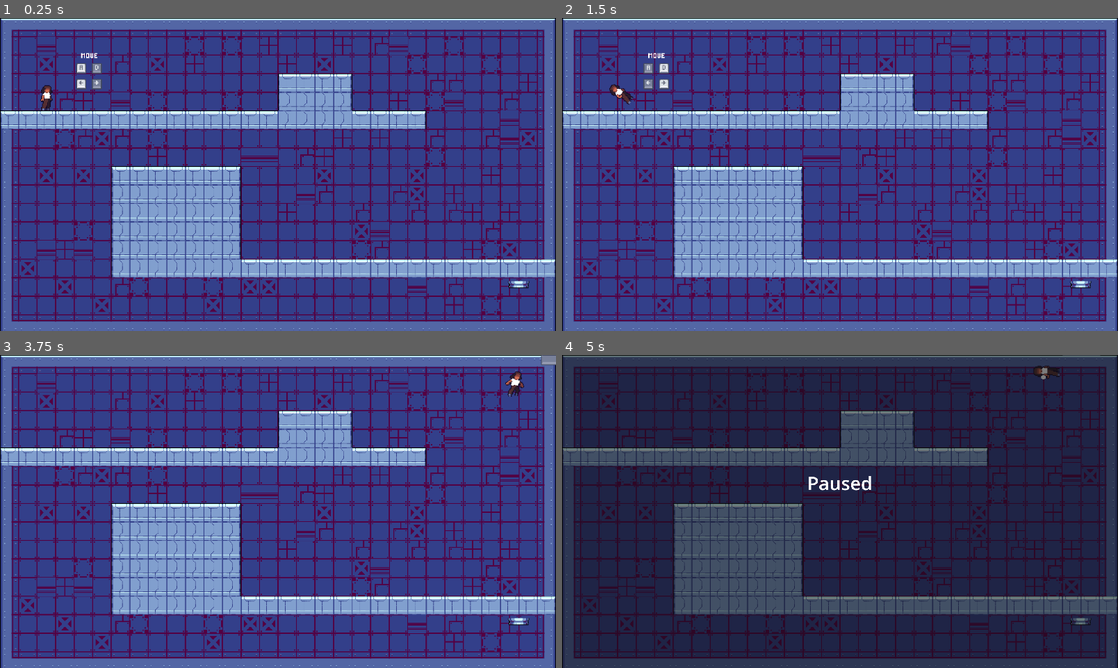
Above: before the commit, frames 1-4 (two rows, left to right).
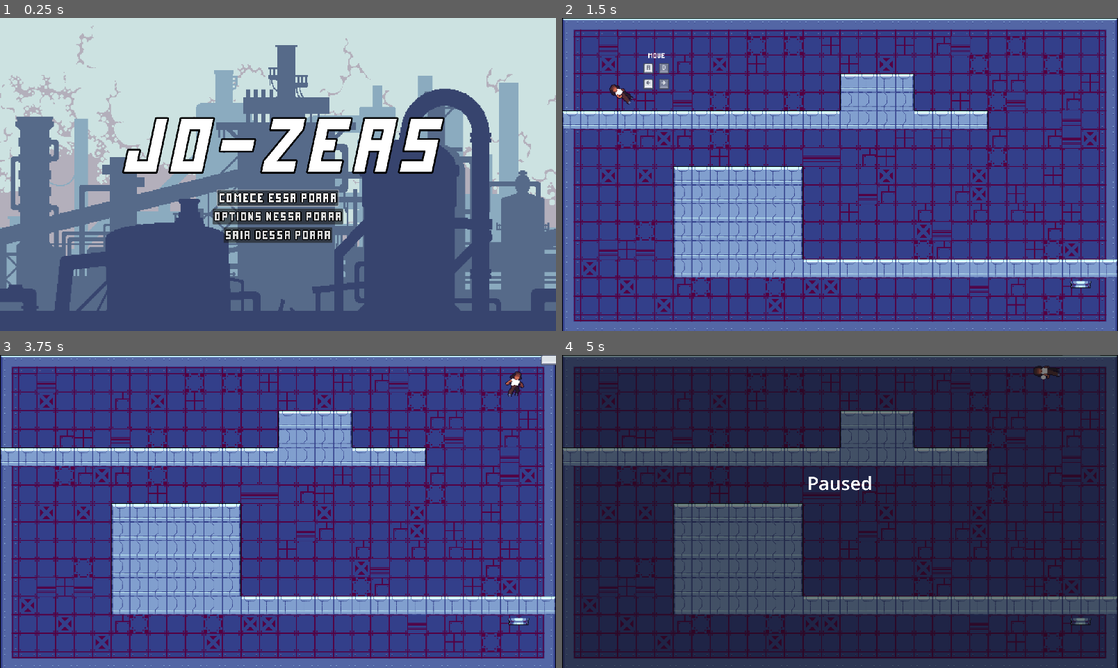
Above: after the commit, the same moments.

Repository: Harry32/ThinkyGameJam
Game: Godot game, scene res://scenes/game.tscn
Two runs of this game, one before a commit and one after it. Both use one fixed random seed, a clock stepped at 60 frames per second and the inputs below.
Inputs (mouse positions are in pixels of both pictures, inside the frame that each line leads up to):
- Up to frame 1 (0.25 s): no input
- Up to frame 2 (1.5 s): click (840, 199) at 0.5 s, where only the run after the commit has a clickable "COMECE ESSA PORRA"; hold D (Right) from 1.28 s (still down); hold Shift (Gravity) from 1.28 s (still down)
- Up to frame 3 (3.75 s): tap Space (Jump) at 1.52, 2.27 s; release Shift (Gravity) at 2.03 s; tap Shift (Gravity) at 2.1, 3.6 s; release D (Right) at 2.78 s; hold A (Left) 2.78-3.53 s; hold Shift (Gravity) 2.78-3.53 s; hold D (Right) from 3.53 s (still down)
- Up to frame 4 (5 s): keep holding D (Right); tap Space (Jump) at 3.77, 4.52 s; hold Shift (Gravity) from 4.28 s (still down); tap Escape (Pause) at 4.9 s

The runs differ from the first frame. In frame 1, 98% of the frame differs, in the area x 0-100%, y 0-100%; in frame 2, 0.2%; in frame 3, less than 0.1%; in frame 4, nothing differs.

Commit message:
Fixing corruption bugs???

Diff:
--- a/scenes/options_screen/options_screen.tscn
+++ b/scenes/screens/options_screen.tscn
@@ -1,7 +1,7 @@
 [gd_scene load_steps=3 format=3 uid="uid://1mka5jp12ppe"]
 
-[ext_resource type="FontFile" uid="uid://q0ai3wfelumn" path="res://graphics/fonts/FutureMillennium.ttf" id="1_5jjkg"]
-[ext_resource type="Script" path="res://scripts/options_screen.gd" id="1_y1bx8"]
+[ext_resource type="Script" path="res://scripts/options_screen.gd" id="1_h1eq7"]
+[ext_resource type="FontFile" uid="uid://q0ai3wfelumn" path="res://graphics/fonts/FutureMillennium.ttf" id="2_g7jii"]
 
 [node name="OptionsScreen" type="Control"]
 layout_mode = 3
--- a/scenes/screens/screen.tscn
+++ /dev/null
@@ -1,6 +0,0 @@
-[gd_scene load_steps=2 format=3 uid="uid://cq4s422r8w73v"]
-
-[ext_resource type="Script" path="res://scripts/screen.gd" id="1_5st45"]
-
-[node name="Screen" type="Node"]
-script = ExtResource("1_5st45")
--- a/scripts/game.gd
+++ b/scripts/game.gd
@@ -2,12 +2,12 @@
 
 
 func _ready():
-	LevelsInformation.connect("change_level", change_level)
-	LevelsInformation.start_game()
+	LevelsInformation.connect("change_scene", change_scene)
+	LevelsInformation.start_screen()
 
 
 func _input(event):
-	if event.is_action_pressed("Pause"):
+	if LevelsInformation.enable_ui() and event.is_action_pressed("Pause"):
 		var current_status = get_tree().paused
 		get_tree().paused = not current_status
 		if not current_status:
@@ -15,11 +15,11 @@
 		else:
 			$PauseScreen.hide()
 
-	if event.is_action_pressed("Restart"):
+	if LevelsInformation.enable_ui() and event.is_action_pressed("Restart"):
 		LevelsInformation.restart_level()
 
 
-func change_level(level: String):
+func change_scene(scene: String):
 	if get_child_count() > 1:
 		get_child(1).queue_free()
-	call_deferred("add_child", load(level).instantiate())
+	call_deferred("add_child", load(scene).instantiate())
--- a/scripts/globals/levels_information.gd
+++ b/scripts/globals/levels_information.gd
@@ -1,7 +1,7 @@
 extends Node
 
 
-signal change_level(nextLevel: String)
+signal change_scene(scene: String)
 
 
 var levels : Array[String] = [
@@ -22,24 +22,45 @@
 	"res://scenes/levels/pres_wormhole.tscn",
 	"res://scenes/levels/ref_wormwhole.tscn"
 ]
+
+var main_screen: String = "res://scenes/screens/main_screen.tscn"
+var current_scene: String
 var current_level: int = 0
+
 
 func next_level():
 	if current_level < levels.size() -1:
 		current_level += 1
-		change_level.emit(levels[current_level])
+		current_scene = levels[current_level]
+		change_scene.emit(levels[current_level])
 
 
 func previous_level():
 	if current_level > 0:
 		current_level -= 1
-		change_level.emit(levels[current_level])
+		current_scene = levels[current_level]
+		change_scene.emit(levels[current_level])
 
 
 func start_game():
 	current_level = 0
-	change_level.emit(levels[current_level])
+	current_scene = levels[current_level]
+	change_scene.emit(current_scene)
+
+
+func start_screen():
+	current_scene = main_screen
+	change_scene.emit(main_screen)
 
 
 func restart_level():
-	change_level.emit(levels[current_level])
+	change_scene.emit(current_scene)
+
+
+func change_screen(scene: String):
+	current_scene = scene
+	change_scene.emit(scene)
+
+
+func enable_ui():
+	return current_scene.contains("levels")
--- a/scripts/main_screen.gd
+++ b/scripts/main_screen.gd
@@ -1,20 +1,19 @@
 extends Control
 
-var options_screen = preload("res://scenes/options_screen/options_screen.tscn")
+var options_screen = "res://scenes/screens/options_screen.tscn"
 @onready var start_button = $MarginContainer/Controls/StartButton
 
-signal main_screen_events(scene: PackedScene)
 
 func _ready():
 	start_button.grab_focus()
 
 
 func _on_start_button_pressed():
-	pass
+	LevelsInformation.start_game()
 
 
 func _on_options_button_pressed():
-	main_screen_events.emit(options_screen)
+	LevelsInformation.change_screen(options_screen)
 
 
 func _on_quit_button_pressed():
--- a/scripts/options_screen.gd
+++ b/scripts/options_screen.gd
@@ -1,13 +1,12 @@
 extends Control
 
-var main_screen = preload("res://scenes/main_screen/main_screen.tscn")
+var main_screen = "res://scenes/screens/main_screen.tscn"
 @onready var exit_button = $MarginContainer/VBoxContainer/ExitButton
 
-signal options_screen_events(scene: PackedScene)
 
 func _ready():
 	exit_button.grab_focus()
 
 
 func _on_exit_button_pressed():
-	options_screen_events.emit(main_screen)
+	LevelsInformation.change_screen(main_screen)
--- a/scripts/screen.gd
+++ b/scripts/screen.gd
@@ -5,7 +5,6 @@
 	var main_screen = preload("res://scenes/main_screen/main_screen.tscn")
 	var instance = main_screen.instantiate()
 	call_deferred("add_child", instance)
-	instance.connect("main_screen_events", change_scene)
 
 
 func change_scene(scene: PackedScene) -> void:
@@ -13,4 +12,3 @@
 		get_child(0).queue_free()
 	var instance = scene.instantiate()
 	call_deferred("add_child", instance)
-	instance.connect("options_screen_events", change_scene)
--- a/shaders/black_hole.tres
+++ b/shaders/black_hole.tres
@@ -267,7 +267,6 @@
 
 }
 "
-graph_offset = Vector2(-932.479, -275.171)
 mode = 1
 flags/unshaded = true
 flags/light_only = false
Not shown: 1 places in scenes/screens/main_screen.tscn that only renumber resources
Not shown: 3 places in scenes/screens/options_screen.tscn that only renumber resources
